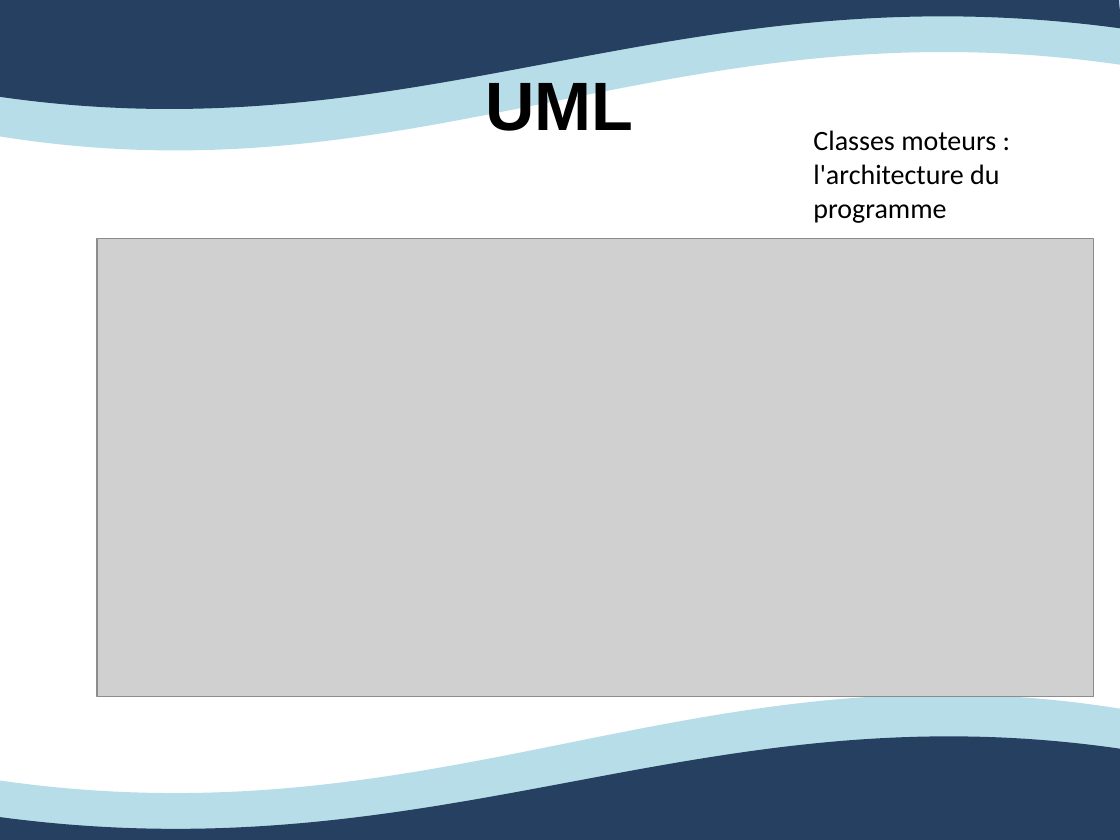
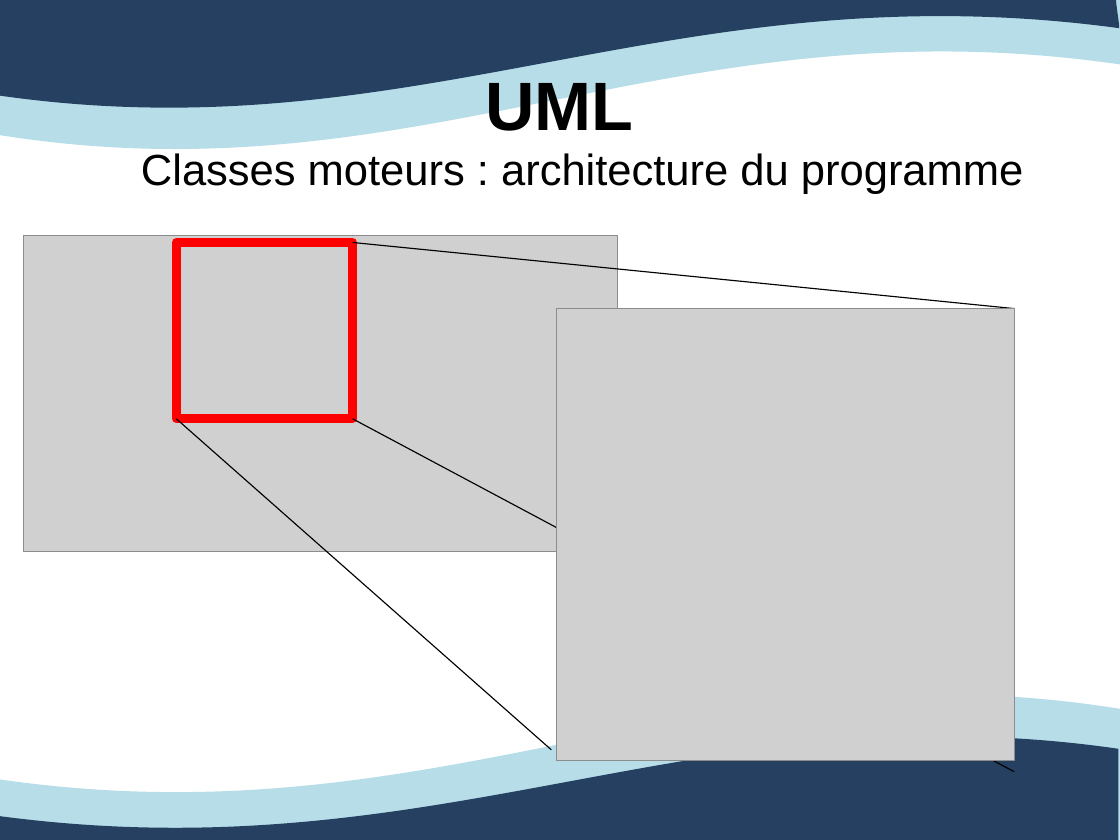
Before and after one commit to Ovan33/Immobilier, a slide deck: slide 14 of docs/Rapport/ProjetTuteureExpression.ppt (slide 13 before the commit). Drawn at 1120x840 pixels with LibreOffice and Linux fonts; fonts in the diff are those of the drawing; grey boxes stand for pictures. Boxes give left, top, right and bottom in pixels: in the first picture for what was removed or moved away, otherwise in the second. Text is boxed around its words. In the diff, an @@ line names an element or a change of style, - is before the commit and + after.

```diff
--- a/docs/Rapport/ProjetTuteureExpression.ppt
+++ b/docs/Rapport/ProjetTuteureExpression.ppt
@@ text at <box>141,153,1023,194</box>: text changed; size 18 to 28 pt; font Calibri to Arial @@
-Classes moteurs : l'architecture du programme
+Classes moteurs : architecture du programme
@@ picture added at <box>24,235,617,551</box> @@
@@ rectangle added at <box>176,242,352,418</box>, outline #FF0000 5.67 pt @@
@@ line added from (353, 242) to (1015, 309), #000000 0.74 pt @@
@@ picture: place and size @@
-picture at <box>97,239,1094,697</box>
+picture at <box>557,309,1015,760</box>
@@ line added from (176, 419) to (551, 749), #000000 0.74 pt @@
@@ line added from (353, 419) to (1015, 772), #000000 0.74 pt @@
@@ outline redrawn in 4 elements at <box>0,694,1120,840</box>, <box>0,0,1119,109</box>, <box>0,0,1120,149</box>, <box>0,736,1119,840</box> @@
```
Also in this commit, not shown: 4 other slides changed, 21 slides added, 19 slides removed.
